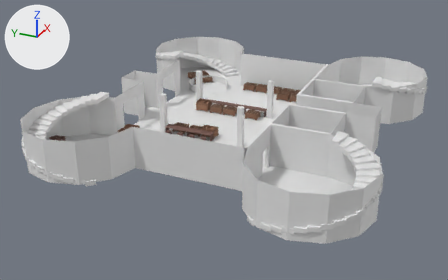
The Blender file islands/inside_hub/inside_hub.blend: old version first, new version second.
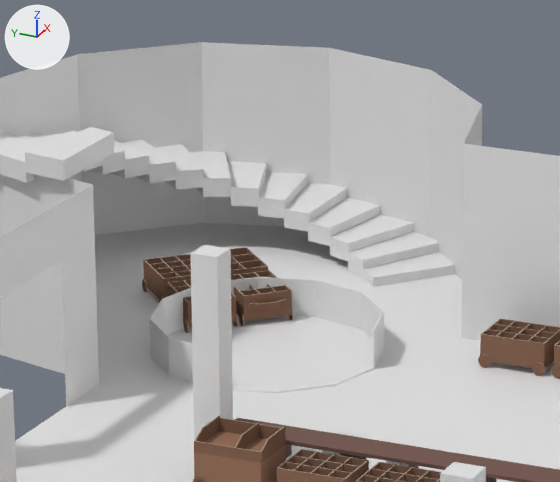
Old and new are each drawn whole from a camera (50 mm lens) standing at (-20.12, -8.26, 9.44) and looking at (-0.73, 0.46, -0.26) and again close up on the part from 37% to 57% of the width and 11% to 39% of the height. Lighting does not change. The marker at upper left points along +X, +Y and +Z.

Names of what the first close-up shows: 'Cart.005', 'Cart.006', 'Cart.007', 'Cart.023', 'Cart.025', 'CartLetters.001', 'Cube', 'Floor', 'Lift.001', 'OuterWalls', 'Plane.001', 'Plane.010'.
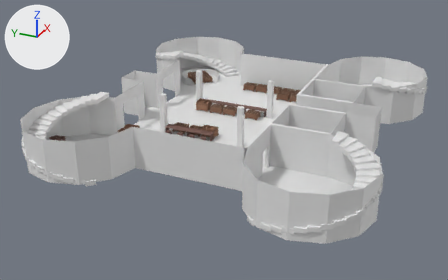
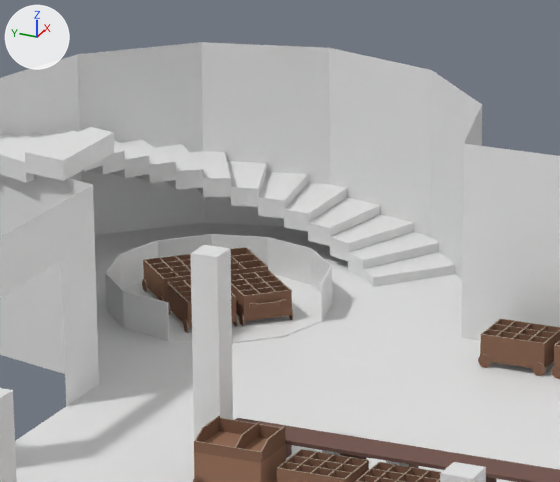
Changed parts and their boxes (x1, y1, x2, y2) in the close-ups (560 x 482 px):
```json
{"object": "Lift.001", "change": "moved", "before": [150, 277, 384, 393], "after": [105, 234, 332, 344]}
```

Scene script edits in JSON lines:
```json
{"op": "set", "path": "ob_lift_001.location", "old": "(3.607, 3.18, 0.0)", "new": "(4.399, 3.964, 0.0)"}
```
